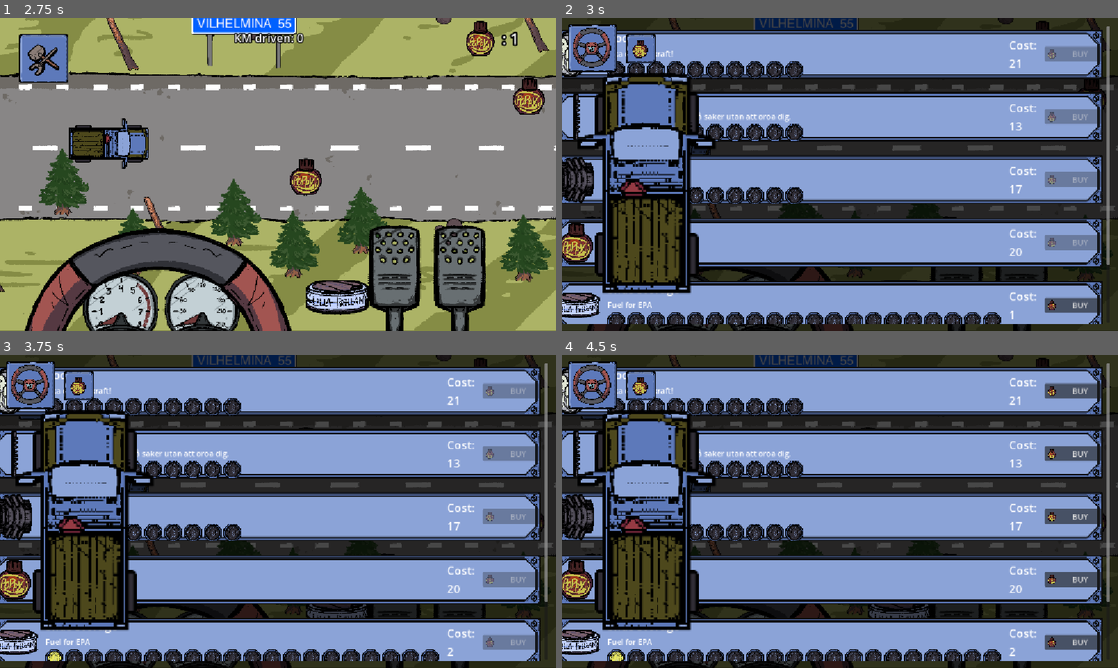
Above: before the commit, frames 1-4 (two rows, left to right).
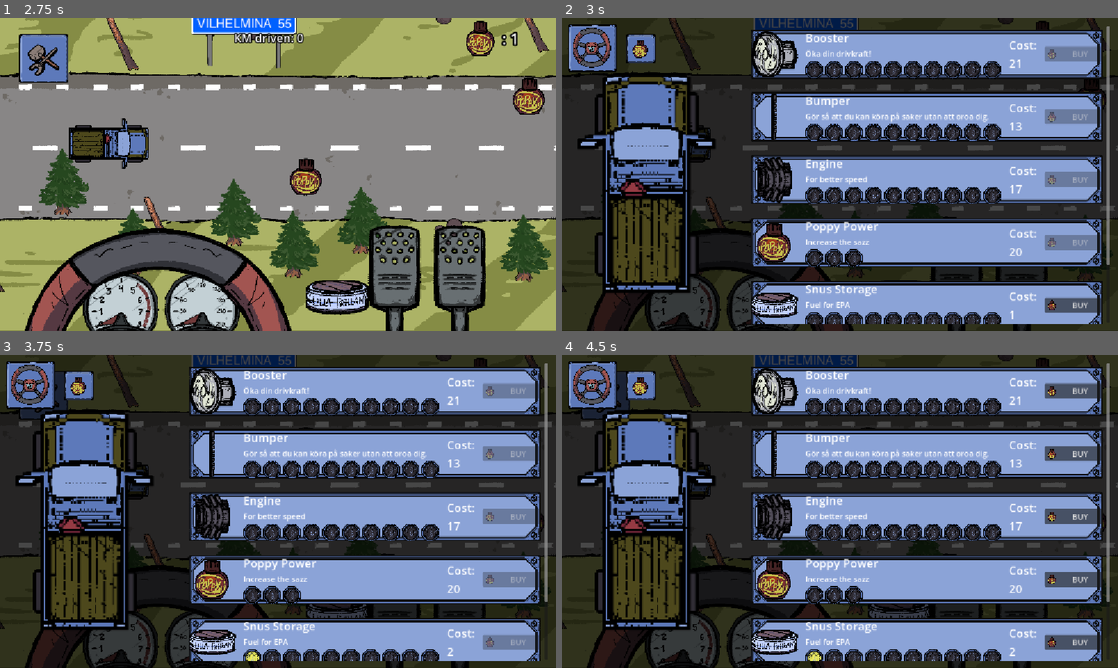
Above: after the commit, the same moments.

Repository: midenfors/project-epa
Game: Godot game, scene res://Scenes/UI/main_menu.tscn
The game is run twice, just before and just after one commit, with the same random seed, the same clock (stepped at 60 frames per second) and the same inputs. The engine's default icon, where the game draws it, is replaced by a stand-in: a white triangle on a blue panel in a dark square.
Inputs (mouse positions are in pixels of both pictures, inside the frame that each line leads up to):
- Up to frame 1 (2.75 s): click "PLAY" at 0.5 s; click (494, 287) at 1.25 s; click (428, 287) at 2 s
- Up to frame 2 (3 s): click (606, 58) at 2.75 s
- Up to frame 3 (3.75 s): click "BUY" at 3.5 s
- Up to frame 4 (4.5 s): click (639, 386) at 4.25 s

Frame 1 is identical in both runs. In frame 2, 24% of the frame differs, in the area x 0-79%, y 3-98%; in frame 3, 24%; in frame 4, 24%.

Commit message:
Worked on the bumper.

Diff:
--- a/Resources/Upgrades/snus.tres
+++ b/Resources/Upgrades/snus.tres
@@ -8,6 +8,5 @@
 name = "Snus Storage"
 description = "Fuel for EPA"
 cost_increase = 2.0
-max_level = 20
 icon = ExtResource("1_2mmnb")
 metadata/_custom_type_script = "uid://vn6db8n58n3i"
--- a/Scripts/car.gd
+++ b/Scripts/car.gd
@@ -102,12 +102,13 @@
 	$Bumpers/CarBumper2Bumper.visible = false
 	$Bumpers/CarBumper2RenPlog.visible = false
 	match bumper_upgrade:
-		1:
+		1, 2, 3:
 			$Bumpers/CarBumper1Grill.visible = true
-		2:
-			$Bumpers/CarBumper2Bumper.visible = false
-		_:
-			$Bumpers/CarBumper2RenPlog.visible = false
+		4, 5, 6, 7:
+			$Bumpers/CarBumper2Bumper.visible = true
+		8, 9, 10:
+			$Bumpers/CarBumper2RenPlog.visible = true
+		_:
 			pass
 	obstacle_slowdown_modifier *= (1 - Global.bumper_upgrades)
 
